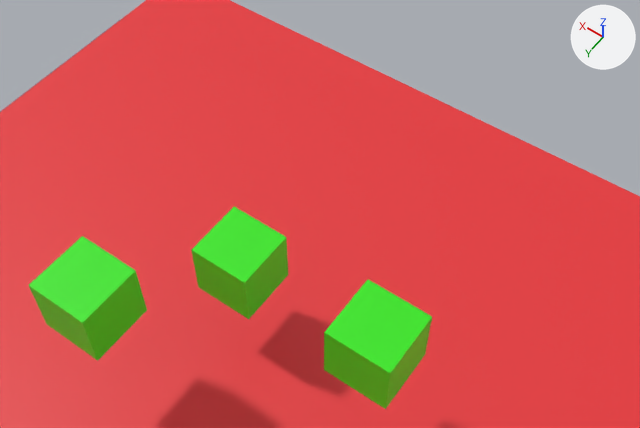
A saved change to the glTF model ActionStudio/ImmersiveExperience/assets/action_studio.glb.
Both versions are drawn from a 50 mm camera at (-0.215, -0.138, 1.771) aimed at (0.17, -0.677, 0.923). Arrows for +X, +Y and +Z are at upper right; the lights stay in place. The older version comes first. Where no turn or scale is listed for an object, it has been applied to the vertices.

Names of what the first picture shows: 'block', 'block.001', 'block.002', 'table' and 1 more.
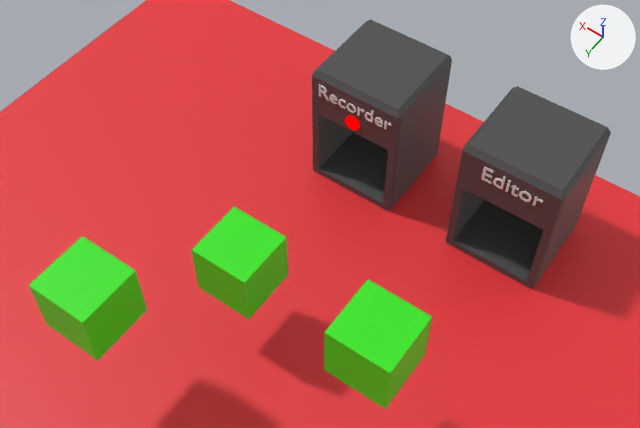
Location of each change, [x1, y1, x2, y2] in pixels of the pictures (640 x 428 px):
```json
{"object": "editor", "change": "added", "after": [446, 86, 611, 289]}
{"object": "recorder", "change": "added", "after": [312, 19, 452, 211]}
{"object": "text_recorder", "change": "added", "after": [319, 84, 391, 130]}
{"object": "text_editor", "change": "added", "after": [481, 166, 543, 206]}
{"object": "recording_stop", "change": "added", "after": [345, 115, 360, 130]}
```

Edits to the scene script, one JSON object a line:
```json
{"op": "add", "block": "mat_mat_recording_stop", "code": ["mat_mat_recording_stop = principled_material('mat_recording_stop')", "mat_mat_recording_stop.base_color = (0.0, 0.0, 0.0)  # black #000000", "mat_mat_recording_stop.roughness = 0.0", "mat_mat_recording_stop.emission_color = (1.0, 0.0, 0.0)  # red #ff0000", "mat_mat_recording_stop.emission_strength = 1.0"]}
{"op": "add", "block": "mat_mat_text", "code": ["mat_mat_text = principled_material('mat_text')", "mat_mat_text.base_color = (0.8, 0.8, 0.8)  # white #e7e7e7"]}
{"op": "add", "block": "mat_mat_recorder", "code": ["mat_mat_recorder = principled_material('mat_recorder')", "mat_mat_recorder.base_color = (0.0771, 0.0771, 0.0771)  # dark grey #4e4e4e"]}
{"op": "add", "block": "me_cylinder_001", "code": ["me_cylinder_001 = bpy.data.meshes.new('Cylinder.001')", "me_cylinder_001.from_pydata(...)  # a 32-sided cylinder along y spanning x -0.0112..0.0112, y -0.0024..0.0024, z -0.0112..0.0112", "me_cylinder_001.materials.append(mat_mat_recording_stop)  # black #000000, glowing red #ff0000"]}
{"op": "add", "block": "me_text_001", "code": ["me_text_001 = bpy.data.meshes.new('Text.001')", "me_text_001.from_pydata(...)  # 702 vertices, 1384 faces; spans x -0.0354..0.0457, y -0.001..0.001, z -0.0102..0.0129", "me_text_001.materials.append(mat_mat_text)  # white #e7e7e7"]}
{"op": "add", "block": "me_cube_009", "code": ["me_cube_009 = bpy.data.meshes.new('Cube.009')", "me_cube_009.from_pydata(...)  # 40 vertices, 76 faces; spans x -1.0..1.0, y -1.0..1.0, z -1.0..1.91", "me_cube_009.materials.append(mat_mat_recorder)  # dark grey #4e4e4e"]}
{"op": "add", "block": "me_text", "code": ["me_text = bpy.data.meshes.new('Text')", "me_text.from_pydata(...)  # 1348 vertices, 2684 faces; spans x -0.0582..0.0547, y -0.0009..0.0009, z -0.0084..0.0122", "me_text.materials.append(mat_mat_text)  # white #e7e7e7"]}
{"op": "add", "block": "ob_recording_stop", "code": ["ob_recording_stop = bpy.data.objects.new('recording_stop', me_cylinder_001)", "ob_recording_stop.location = (0.227, -0.831, 0.918)"]}
{"op": "add", "block": "ob_text_editor", "code": ["ob_text_editor = bpy.data.objects.new('text_editor', me_text_001)", "ob_text_editor.location = (-0.01, -0.831, 0.944)"]}
{"op": "add", "block": "ob_editor", "code": ["ob_editor = bpy.data.objects.new('editor', me_cube_009)", "ob_editor.location = (0.0, -0.9, 0.843)", "ob_editor.scale = (0.0684, 0.0684, 0.0684)"]}
{"op": "add", "block": "ob_text_recorder", "code": ["ob_text_recorder = bpy.data.objects.new('text_recorder', me_text)", "ob_text_recorder.location = (0.227, -0.831, 0.945)"]}
{"op": "add", "block": "ob_recorder", "code": ["ob_recorder = bpy.data.objects.new('recorder', me_cube_009.copy())", "ob_recorder.location = (0.227, -0.9, 0.843)", "ob_recorder.scale = (0.0684, 0.0684, 0.0684)"]}
```
